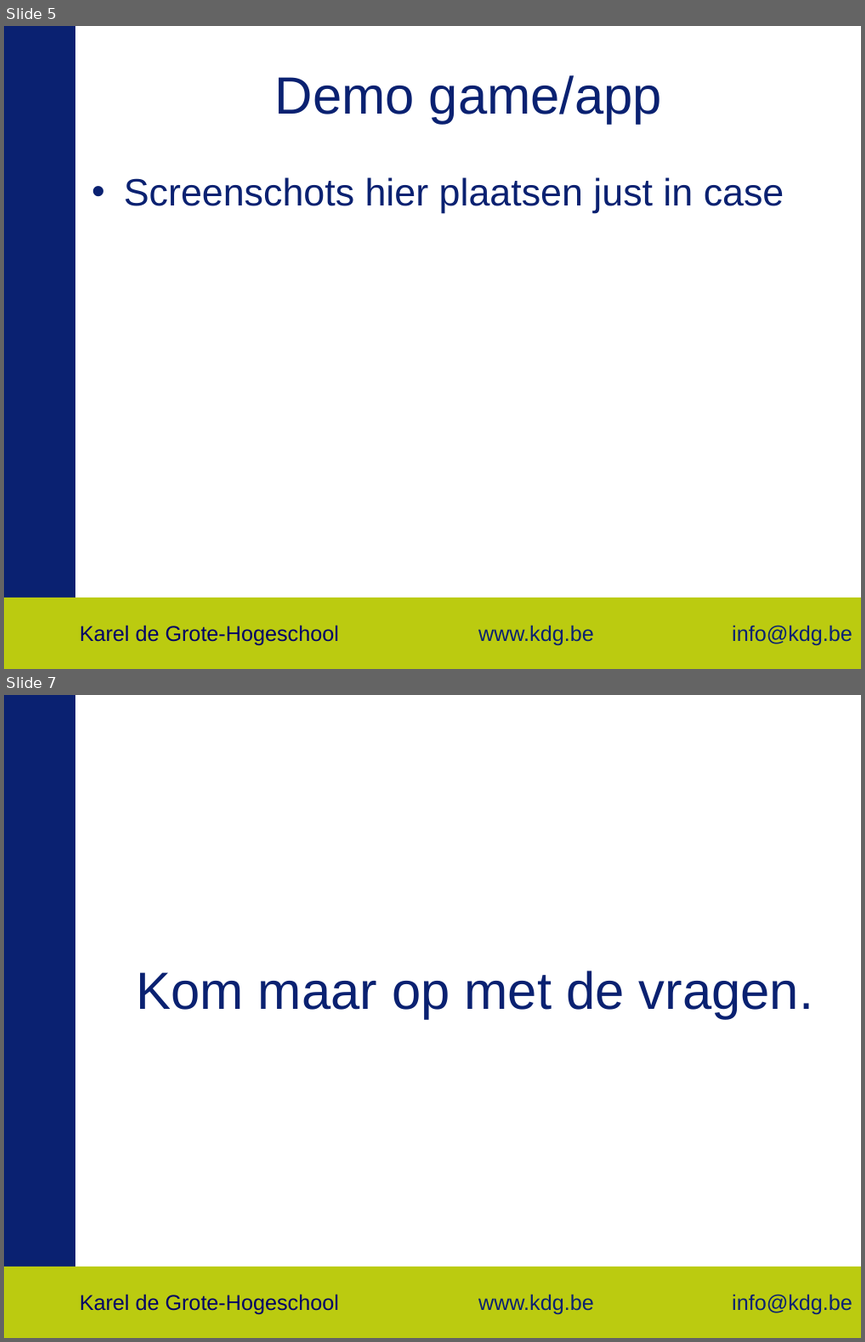
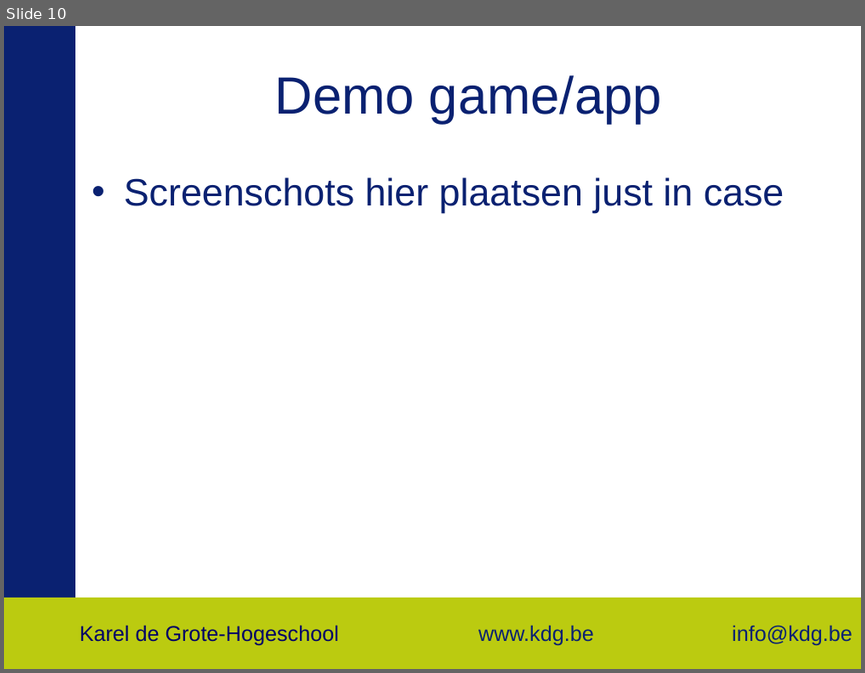
Before and after one commit to DriesH/Project-Pi-Antwerp, a slide deck: Project-Management/π Project Webontwikkeling - Stad Antwerpen.pptx. Shown one above the other, each under a label of ours: slides 5 and 7 before the commit, slide 10 after it; the slides between them are not shown. The pictures are 865x1342 and 865x673 pixels, drawn with LibreOffice and Linux fonts; fonts in the diff are those of the drawing; background and template pictures are left out. Boxes give left, top, right and bottom in pixels: in the first picture for what was removed or moved away, otherwise in the second. Text is boxed around its words. In the diff, an @@ line names an element or a change of style, - is before the commit and + after.

```diff
--- a/Project-Management/π Project Webontwikkeling - Stad Antwerpen.pptx
+++ b/Project-Management/π Project Webontwikkeling - Stad Antwerpen.pptx
@@ slide 7 removed at bbox=[4, 695, 861, 1338], background #FFFFFF; not listed: 5 template elements that a slide beside it also shows @@
@@ title removed at bbox=[136, 970, 813, 1019] @@
-Kom maar op met de vragen.
@@ what was slide 5 is now slide 10 @@
```
Also in this commit, not shown: 1 slide changed, 8 slides added, 1 other slide removed, 1 other file.
